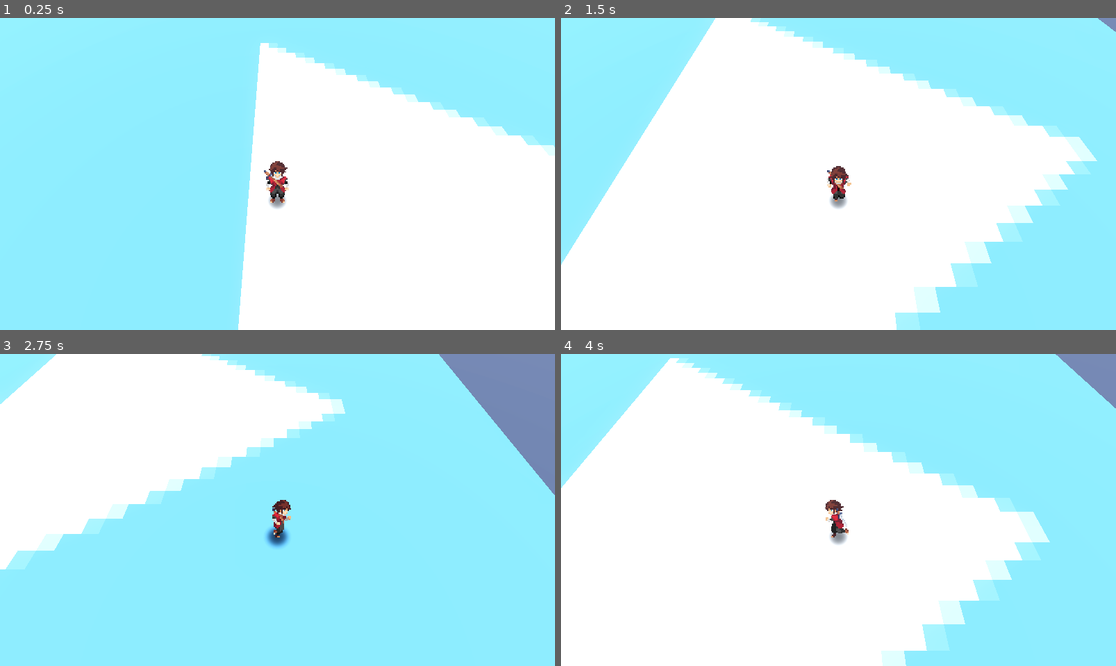
Above: before the commit, frames 1-4 (two rows, left to right).
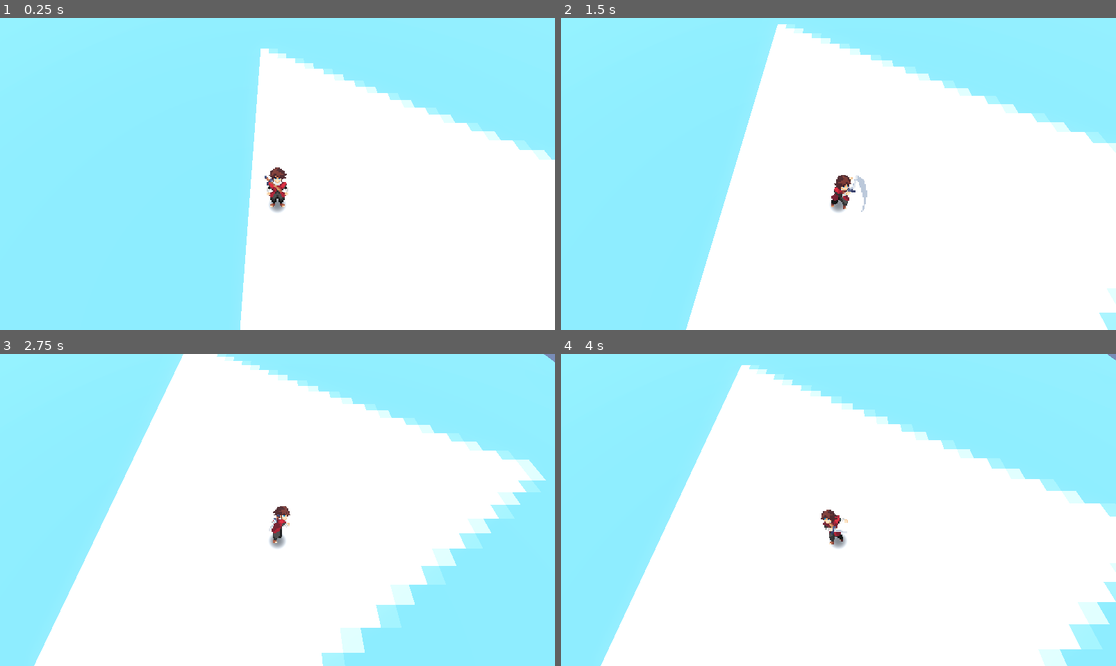
Above: after the commit, the same moments.

Repository: woliveira82/godot-prototype-2.5d
Game: Godot game, scene res://main.tscn
Two runs of this game, one before a commit and one after it. Both use one fixed random seed, a clock stepped at 60 frames per second and the inputs below. The engine's default icon, where the game draws it, is replaced by a stand-in: a white triangle on a blue panel in a dark square.
Inputs:
- Up to frame 1 (0.25 s): no input
- Up to frame 2 (1.5 s): hold D (right) 0.53-1.28 s; tap Space (attack, bound only after the commit) at 0.6, 1.35 s; hold S (down) from 1.28 s (still down)
- Up to frame 3 (2.75 s): release S (down) at 2.03 s; hold D (right) from 2.03 s (still down); tap Space (attack, bound only after the commit) at 2.1 s
- Up to frame 4 (4 s): release D (right) at 2.78 s; hold W (up) 2.78-3.53 s; tap Space (attack, bound only after the commit) at 2.85, 3.6 s; hold A (left) from 3.53 s (still down)

The runs differ from the first frame. In frame 1, 2.5% of the frame differs, in the area x 42-100%, y 8-100%; in frame 2, 36%; in frame 3, 67%, in the area x 0-100%, y 0-100%; in frame 4, 36%.

Commit message:
feat: add attack animation

Diff:
--- a/character.tscn
+++ b/character.tscn
@@ -4,14 +4,278 @@
 [ext_resource type="Texture2D" uid="uid://xiguktuewsn" path="res://image/soft shadow.png" id="2_c1b4b"]
 [ext_resource type="Texture2D" uid="uid://wh8hrjgqptau" path="res://image/idle_down.png" id="2_jb3kq"]
 [ext_resource type="Texture2D" uid="uid://cn8i38qdwvdcc" path="res://image/idle_left.png" id="3_c1b4b"]
+[ext_resource type="Texture2D" uid="uid://bn5ae6ulwkjr3" path="res://image/attack1_down.png" id="3_x1sy7"]
 [ext_resource type="Texture2D" uid="uid://bcy6ywlo34qvx" path="res://image/idle_right.png" id="4_7tnxx"]
+[ext_resource type="Texture2D" uid="uid://ed21vq0brrxf" path="res://image/attack1_left.png" id="4_sm1rv"]
 [ext_resource type="Texture2D" uid="uid://ish1rklq64n4" path="res://image/idle_up.png" id="5_bwfjh"]
+[ext_resource type="Texture2D" uid="uid://c2f2e0hc7gesm" path="res://image/attack1_right.png" id="5_jx0ln"]
+[ext_resource type="Texture2D" uid="uid://cl21vhkk3qw7x" path="res://image/attack1_up.png" id="6_lpiy1"]
 [ext_resource type="Texture2D" uid="uid://o7ac534lrlep" path="res://image/run_down.png" id="6_x1sy7"]
+[ext_resource type="Texture2D" uid="uid://bt4057jt7ja2e" path="res://image/attack2_down.png" id="7_88tkl"]
 [ext_resource type="Texture2D" uid="uid://bba40b7nnsi52" path="res://image/run_left.png" id="7_sm1rv"]
 [ext_resource type="Texture2D" uid="uid://bu16p45kqw22q" path="res://image/run_right.png" id="8_jx0ln"]
+[ext_resource type="Texture2D" uid="uid://c7mnimmicy7rt" path="res://image/attack2_left.png" id="8_y0ipg"]
+[ext_resource type="Texture2D" uid="uid://byjkmk244wg5j" path="res://image/attack2_right.png" id="9_kjduu"]
 [ext_resource type="Texture2D" uid="uid://cx625v5ld5iyp" path="res://image/run_up.png" id="9_lpiy1"]
+[ext_resource type="Texture2D" uid="uid://dp8to2lf8h77c" path="res://image/attack2_up.png" id="10_3d8aq"]
 
 [sub_resource type="CapsuleShape3D" id="CapsuleShape3D_7dm0k"]
+
+[sub_resource type="AtlasTexture" id="AtlasTexture_88tkl"]
+atlas = ExtResource("3_x1sy7")
+region = Rect2(0, 0, 96, 80)
+
+[sub_resource type="AtlasTexture" id="AtlasTexture_y0ipg"]
+atlas = ExtResource("3_x1sy7")
+region = Rect2(96, 0, 96, 80)
+
+[sub_resource type="AtlasTexture" id="AtlasTexture_kjduu"]
+atlas = ExtResource("3_x1sy7")
+region = Rect2(192, 0, 96, 80)
+
+[sub_resource type="AtlasTexture" id="AtlasTexture_3d8aq"]
+atlas = ExtResource("3_x1sy7")
+region = Rect2(288, 0, 96, 80)
+
+[sub_resource type="AtlasTexture" id="AtlasTexture_8i6g0"]
+atlas = ExtResource("3_x1sy7")
+region = Rect2(384, 0, 96, 80)
+
+[sub_resource type="AtlasTexture" id="AtlasTexture_r5wlx"]
+atlas = ExtResource("3_x1sy7")
+region = Rect2(480, 0, 96, 80)
+
+[sub_resource type="AtlasTexture" id="AtlasTexture_1r1pa"]
+atlas = ExtResource("3_x1sy7")
+region = Rect2(576, 0, 96, 80)
+
+[sub_resource type="AtlasTexture" id="AtlasTexture_hvi53"]
+atlas = ExtResource("3_x1sy7")
+region = Rect2(672, 0, 96, 80)
+
+[sub_resource type="AtlasTexture" id="AtlasTexture_rr203"]
+atlas = ExtResource("4_sm1rv")
+region = Rect2(0, 0, 96, 80)
+
+[sub_resource type="AtlasTexture" id="AtlasTexture_8vvwr"]
+atlas = ExtResource("4_sm1rv")
+region = Rect2(96, 0, 96, 80)
+
+[sub_resource type="AtlasTexture" id="AtlasTexture_5said"]
+atlas = ExtResource("4_sm1rv")
+region = Rect2(192, 0, 96, 80)
+
+[sub_resource type="AtlasTexture" id="AtlasTexture_pm3tn"]
+atlas = ExtResource("4_sm1rv")
+region = Rect2(288, 0, 96, 80)
+
+[sub_resource type="AtlasTexture" id="AtlasTexture_xvb2f"]
+atlas = ExtResource("4_sm1rv")
+region = Rect2(384, 0, 96, 80)
+
+[sub_resource type="AtlasTexture" id="AtlasTexture_uswop"]
+atlas = ExtResource("4_sm1rv")
+region = Rect2(480, 0, 96, 80)
+
+[sub_resource type="AtlasTexture" id="AtlasTexture_shm3m"]
+atlas = ExtResource("4_sm1rv")
+region = Rect2(576, 0, 96, 80)
+
+[sub_resource type="AtlasTexture" id="AtlasTexture_go3uk"]
+atlas = ExtResource("4_sm1rv")
+region = Rect2(672, 0, 96, 80)
+
+[sub_resource type="AtlasTexture" id="AtlasTexture_lyohd"]
+atlas = ExtResource("5_jx0ln")
+region = Rect2(0, 0, 96, 80)
+
+[sub_resource type="AtlasTexture" id="AtlasTexture_2ia7u"]
+atlas = ExtResource("5_jx0ln")
+region = Rect2(96, 0, 96, 80)
+
+[sub_resource type="AtlasTexture" id="AtlasTexture_0fer6"]
+atlas = ExtResource("5_jx0ln")
+region = Rect2(192, 0, 96, 80)
+
+[sub_resource type="AtlasTexture" id="AtlasTexture_aeagw"]
+atlas = ExtResource("5_jx0ln")
+region = Rect2(288, 0, 96, 80)
+
+[sub_resource type="AtlasTexture" id="AtlasTexture_lphiu"]
+atlas = ExtResource("5_jx0ln")
+region = Rect2(384, 0, 96, 80)
+
+[sub_resource type="AtlasTexture" id="AtlasTexture_xc4g8"]
+atlas = ExtResource("5_jx0ln")
+region = Rect2(480, 0, 96, 80)
+
+[sub_resource type="AtlasTexture" id="AtlasTexture_xc8pg"]
+atlas = ExtResource("5_jx0ln")
+region = Rect2(576, 0, 96, 80)
+
+[sub_resource type="AtlasTexture" id="AtlasTexture_grlnq"]
+atlas = ExtResource("5_jx0ln")
+region = Rect2(672, 0, 96, 80)
+
+[sub_resource type="AtlasTexture" id="AtlasTexture_3fhje"]
+atlas = ExtResource("6_lpiy1")
+region = Rect2(0, 0, 96, 80)
+
+[sub_resource type="AtlasTexture" id="AtlasTexture_0a77e"]
+atlas = ExtResource("6_lpiy1")
+region = Rect2(96, 0, 96, 80)
+
+[sub_resource type="AtlasTexture" id="AtlasTexture_hkojd"]
+atlas = ExtResource("6_lpiy1")
+region = Rect2(192, 0, 96, 80)
+
+[sub_resource type="AtlasTexture" id="AtlasTexture_ltcw0"]
+atlas = ExtResource("6_lpiy1")
+region = Rect2(288, 0, 96, 80)
+
+[sub_resource type="AtlasTexture" id="AtlasTexture_fwo57"]
+atlas = ExtResource("6_lpiy1")
+region = Rect2(384, 0, 96, 80)
+
+[sub_resource type="AtlasTexture" id="AtlasTexture_n0b81"]
+atlas = ExtResource("6_lpiy1")
+region = Rect2(480, 0, 96, 80)
+
+[sub_resource type="AtlasTexture" id="AtlasTexture_7suoe"]
+atlas = ExtResource("6_lpiy1")
+region = Rect2(576, 0, 96, 80)
+
+[sub_resource type="AtlasTexture" id="AtlasTexture_2xv5r"]
+atlas = ExtResource("6_lpiy1")
+region = Rect2(672, 0, 96, 80)
+
+[sub_resource type="AtlasTexture" id="AtlasTexture_q5fly"]
+atlas = ExtResource("7_88tkl")
+region = Rect2(0, 0, 96, 80)
+
+[sub_resource type="AtlasTexture" id="AtlasTexture_suc4m"]
+atlas = ExtResource("7_88tkl")
+region = Rect2(96, 0, 96, 80)
+
+[sub_resource type="AtlasTexture" id="AtlasTexture_2q63v"]
+atlas = ExtResource("7_88tkl")
+region = Rect2(192, 0, 96, 80)
+
+[sub_resource type="AtlasTexture" id="AtlasTexture_1pwx4"]
+atlas = ExtResource("7_88tkl")
+region = Rect2(288, 0, 96, 80)
+
+[sub_resource type="AtlasTexture" id="AtlasTexture_sk8ur"]
+atlas = ExtResource("7_88tkl")
+region = Rect2(384, 0, 96, 80)
+
+[sub_resource type="AtlasTexture" id="AtlasTexture_7yskq"]
+atlas = ExtResource("7_88tkl")
+region = Rect2(480, 0, 96, 80)
+
+[sub_resource type="AtlasTexture" id="AtlasTexture_6nogu"]
+atlas = ExtResource("7_88tkl")
+region = Rect2(576, 0, 96, 80)
+
+[sub_resource type="AtlasTexture" id="AtlasTexture_ghgpl"]
+atlas = ExtResource("7_88tkl")
+region = Rect2(672, 0, 96, 80)
+
+[sub_resource type="AtlasTexture" id="AtlasTexture_ks6nc"]
+atlas = ExtResource("8_y0ipg")
+region = Rect2(0, 0, 96, 80)
+
+[sub_resource type="AtlasTexture" id="AtlasTexture_i6hxo"]
+atlas = ExtResource("8_y0ipg")
+region = Rect2(96, 0, 96, 80)
+
+[sub_resource type="AtlasTexture" id="AtlasTexture_402ap"]
+atlas = ExtResource("8_y0ipg")
+region = Rect2(192, 0, 96, 80)
+
+[sub_resource type="AtlasTexture" id="AtlasTexture_3efuh"]
+atlas = ExtResource("8_y0ipg")
+region = Rect2(288, 0, 96, 80)
+
+[sub_resource type="AtlasTexture" id="AtlasTexture_hklsd"]
+atlas = ExtResource("8_y0ipg")
+region = Rect2(384, 0, 96, 80)
+
+[sub_resource type="AtlasTexture" id="AtlasTexture_hy0pa"]
+atlas = ExtResource("8_y0ipg")
+region = Rect2(480, 0, 96, 80)
+
+[sub_resource type="AtlasTexture" id="AtlasTexture_nu15y"]
+atlas = ExtResource("8_y0ipg")
+region = Rect2(576, 0, 96, 80)
+
+[sub_resource type="AtlasTexture" id="AtlasTexture_yf6y0"]
+atlas = ExtResource("8_y0ipg")
+region = Rect2(672, 0, 96, 80)
+
+[sub_resource type="AtlasTexture" id="AtlasTexture_5w6n7"]
+atlas = ExtResource("9_kjduu")
+region = Rect2(0, 0, 96, 80)
+
+[sub_resource type="AtlasTexture" id="AtlasTexture_nvcip"]
+atlas = ExtResource("9_kjduu")
+region = Rect2(96, 0, 96, 80)
+
+[sub_resource type="AtlasTexture" id="AtlasTexture_x63g7"]
+atlas = ExtResource("9_kjduu")
+region = Rect2(192, 0, 96, 80)
+
+[sub_resource type="AtlasTexture" id="AtlasTexture_eec34"]
+atlas = ExtResource("9_kjduu")
+region = Rect2(288, 0, 96, 80)
+
+[sub_resource type="AtlasTexture" id="AtlasTexture_bdoax"]
+atlas = ExtResource("9_kjduu")
+region = Rect2(384, 0, 96, 80)
+
+[sub_resource type="AtlasTexture" id="AtlasTexture_a28ks"]
+atlas = ExtResource("9_kjduu")
+region = Rect2(480, 0, 96, 80)
+
+[sub_resource type="AtlasTexture" id="AtlasTexture_r65re"]
+atlas = ExtResource("9_kjduu")
+region = Rect2(576, 0, 96, 80)
+
+[sub_resource type="AtlasTexture" id="AtlasTexture_jjved"]
+atlas = ExtResource("9_kjduu")
+region = Rect2(672, 0, 96, 80)
+
+[sub_resource type="AtlasTexture" id="AtlasTexture_jhe3f"]
+atlas = ExtResource("10_3d8aq")
+region = Rect2(0, 0, 96, 80)
+
+[sub_resource type="AtlasTexture" id="AtlasTexture_7a2eb"]
+atlas = ExtResource("10_3d8aq")
+region = Rect2(96, 0, 96, 80)
+
+[sub_resource type="AtlasTexture" id="AtlasTexture_7xsir"]
+atlas = ExtResource("10_3d8aq")
+region = Rect2(192, 0, 96, 80)
+
+[sub_resource type="AtlasTexture" id="AtlasTexture_ksa8x"]
+atlas = ExtResource("10_3d8aq")
+region = Rect2(288, 0, 96, 80)
+
+[sub_resource type="AtlasTexture" id="AtlasTexture_0gdkj"]
+atlas = ExtResource("10_3d8aq")
+region = Rect2(384, 0, 96, 80)
+
+[sub_resource type="AtlasTexture" id="AtlasTexture_0yg4w"]
+atlas = ExtResource("10_3d8aq")
+region = Rect2(480, 0, 96, 80)
+
+[sub_resource type="AtlasTexture" id="AtlasTexture_d7pic"]
+atlas = ExtResource("10_3d8aq")
+region = Rect2(576, 0, 96, 80)
+
+[sub_resource type="AtlasTexture" id="AtlasTexture_30kjj"]
+atlas = ExtResource("10_3d8aq")
+region = Rect2(672, 0, 96, 80)
 
 [sub_resource type="AtlasTexture" id="AtlasTexture_lquwl"]
 atlas = ExtResource("2_jb3kq")
@@ -271,6 +535,238 @@
 
 [sub_resource type="SpriteFrames" id="SpriteFrames_1bvp3"]
 animations = [{
+"frames": [{
+"duration": 0.3,
+"texture": SubResource("AtlasTexture_88tkl")
+}, {
+"duration": 1.0,
+"texture": SubResource("AtlasTexture_y0ipg")
+}, {
+"duration": 1.0,
+"texture": SubResource("AtlasTexture_kjduu")
+}, {
+"duration": 1.0,
+"texture": SubResource("AtlasTexture_3d8aq")
+}, {
+"duration": 1.0,
+"texture": SubResource("AtlasTexture_8i6g0")
+}, {
+"duration": 1.0,
+"texture": SubResource("AtlasTexture_r5wlx")
+}, {
+"duration": 1.0,
+"texture": SubResource("AtlasTexture_1r1pa")
+}, {
+"duration": 1.0,
+"texture": SubResource("AtlasTexture_hvi53")
+}],
+"loop": false,
+"name": &"atk_1_down",
+"speed": 16.0
+}, {
+"frames": [{
+"duration": 0.3,
+"texture": SubResource("AtlasTexture_rr203")
+}, {
+"duration": 1.0,
+"texture": SubResource("AtlasTexture_8vvwr")
+}, {
+"duration": 1.0,
+"texture": SubResource("AtlasTexture_5said")
+}, {
+"duration": 1.0,
+"texture": SubResource("AtlasTexture_pm3tn")
+}, {
+"duration": 1.0,
+"texture": SubResource("AtlasTexture_xvb2f")
+}, {
+"duration": 1.0,
+"texture": SubResource("AtlasTexture_uswop")
+}, {
+"duration": 1.0,
+"texture": SubResource("AtlasTexture_shm3m")
+}, {
+"duration": 1.0,
+"texture": SubResource("AtlasTexture_go3uk")
+}],
+"loop": false,
+"name": &"atk_1_left",
+"speed": 16.0
+}, {
+"frames": [{
+"duration": 0.3,
+"texture": SubResource("AtlasTexture_lyohd")
+}, {
+"duration": 1.0,
+"texture": SubResource("AtlasTexture_2ia7u")
+}, {
+"duration": 1.0,
+"texture": SubResource("AtlasTexture_0fer6")
+}, {
+"duration": 1.0,
+"texture": SubResource("AtlasTexture_aeagw")
+}, {
+"duration": 1.0,
+"texture": SubResource("AtlasTexture_lphiu")
+}, {
+"duration": 1.0,
+"texture": SubResource("AtlasTexture_xc4g8")
+}, {
+"duration": 1.0,
+"texture": SubResource("AtlasTexture_xc8pg")
+}, {
+"duration": 1.0,
+"texture": SubResource("AtlasTexture_grlnq")
+}],
+"loop": false,
+"name": &"atk_1_right",
+"speed": 16.0
+}, {
+"frames": [{
+"duration": 0.3,
+"texture": SubResource("AtlasTexture_3fhje")
+}, {
+"duration": 1.0,
+"texture": SubResource("AtlasTexture_0a77e")
+}, {
+"duration": 1.0,
+"texture": SubResource("AtlasTexture_hkojd")
+}, {
+"duration": 1.0,
+"texture": SubResource("AtlasTexture_ltcw0")
+}, {
+"duration": 1.0,
+"texture": SubResource("AtlasTexture_fwo57")
+}, {
+"duration": 1.0,
+"texture": SubResource("AtlasTexture_n0b81")
+}, {
+"duration": 1.0,
+"texture": SubResource("AtlasTexture_7suoe")
+}, {
+"duration": 1.0,
+"texture": SubResource("AtlasTexture_2xv5r")
+}],
+"loop": false,
+"name": &"atk_1_up",
+"speed": 16.0
+}, {
+"frames": [{
+"duration": 0.3,
+"texture": SubResource("AtlasTexture_q5fly")
+}, {
+"duration": 1.0,
+"texture": SubResource("AtlasTexture_suc4m")
+}, {
+"duration": 1.0,
+"texture": SubResource("AtlasTexture_2q63v")
+}, {
+"duration": 1.0,
+"texture": SubResource("AtlasTexture_1pwx4")
+}, {
+"duration": 1.0,
+"texture": SubResource("AtlasTexture_sk8ur")
+}, {
+"duration": 1.0,
+"texture": SubResource("AtlasTexture_7yskq")
+}, {
+"duration": 1.0,
+"texture": SubResource("AtlasTexture_6nogu")
+}, {
+"duration": 1.0,
+"texture": SubResource("AtlasTexture_ghgpl")
+}],
+"loop": false,
+"name": &"atk_2_down",
+"speed": 16.0
+}, {
+"frames": [{
+"duration": 0.3,
+"texture": SubResource("AtlasTexture_ks6nc")
+}, {
+"duration": 1.0,
+"texture": SubResource("AtlasTexture_i6hxo")
+}, {
+"duration": 1.0,
+"texture": SubResource("AtlasTexture_402ap")
+}, {
+"duration": 1.0,
+"texture": SubResource("AtlasTexture_3efuh")
+}, {
+"duration": 1.0,
+"texture": SubResource("AtlasTexture_hklsd")
+}, {
+"duration": 1.0,
+"texture": SubResource("AtlasTexture_hy0pa")
+}, {
+"duration": 1.0,
+"texture": SubResource("AtlasTexture_nu15y")
+}, {
+"duration": 1.0,
+"texture": SubResource("AtlasTexture_yf6y0")
+}],
+"loop": false,
+"name": &"atk_2_left",
+"speed": 16.0
+}, {
+"frames": [{
+"duration": 0.3,
+"texture": SubResource("AtlasTexture_5w6n7")
+}, {
+"duration": 1.0,
+"texture": SubResource("AtlasTexture_nvcip")
+}, {
+"duration": 1.0,
+"texture": SubResource("AtlasTexture_x63g7")
+}, {
+"duration": 1.0,
+"texture": SubResource("AtlasTexture_eec34")
+}, {
+"duration": 1.0,
+"texture": SubResource("AtlasTexture_bdoax")
+}, {
+"duration": 1.0,
+"texture": SubResource("AtlasTexture_a28ks")
+}, {
+"duration": 1.0,
+"texture": SubResource("AtlasTexture_r65re")
+}, {
+"duration": 1.0,
+"texture": SubResource("AtlasTexture_jjved")
+}],
+"loop": false,
+"name": &"atk_2_right",
+"speed": 16.0
+}, {
+"frames": [{
+"duration": 1.0,
+"texture": SubResource("AtlasTexture_jhe3f")
+}, {
+"duration": 1.0,
+"texture": SubResource("AtlasTexture_7a2eb")
+}, {
+"duration": 1.0,
+"texture": SubResource("AtlasTexture_7xsir")
+}, {
+"duration": 1.0,
+"texture": SubResource("AtlasTexture_ksa8x")
+}, {
+"duration": 1.0,
+"texture": SubResource("AtlasTexture_0gdkj")
+}, {
+"duration": 1.0,
+"texture": SubResource("AtlasTexture_0yg4w")
+}, {
+"duration": 1.0,
+"texture": SubResource("AtlasTexture_d7pic")
+}, {
+"duration": 1.0,
+"texture": SubResource("AtlasTexture_30kjj")
+}],
+"loop": false,
+"name": &"atk_2_up",
+"speed": 16.0
+}, {
 "frames": [{
 "duration": 1.0,
 "texture": SubResource("AtlasTexture_lquwl")
@@ -506,7 +1002,6 @@
 
 [node name="CharacterBody3D" type="CharacterBody3D" unique_id=784886398]
 script = ExtResource("1_qi5as")
-SPEED = 12.0
 
 [node name="Shadow" type="Sprite3D" parent="." unique_id=2077779613]
 transform = Transform3D(1, 0, 0, 0, -2.9802322e-08, 1, 0, -1, -2.9802322e-08, 0, 0.01, 0.5)
@@ -523,7 +1018,7 @@
 billboard = 1
 texture_filter = 0
 sprite_frames = SubResource("SpriteFrames_1bvp3")
-animation = &"run_down"
+animation = &"atk_2_left"
 autoplay = "idle_down"
 
 [node name="CameraPivot" type="Node3D" parent="." unique_id=556064043]
--- a/character_body_3d.gd
+++ b/character_body_3d.gd
@@ -1,63 +1,117 @@
 extends CharacterBody3D
 
-const  FaceDirection = {
+enum State {
+	IDLE,
+	WALK,
+	ATTACK,
+}
+
+const FaceDirection = {
 	UP = "up",
 	DOWN = "down",
 	LEFT = "left",
 	RIGHT = "right",
 }
 
-@export var SPEED = 6.0
-@export var gravity = 12.0
+@export var speed := 12.0
+@export var gravity := 12.0
 
-var last_direction: String = FaceDirection.DOWN
+var facing: String = FaceDirection.DOWN
+var input_dir := Vector2.ZERO
+var wants_attack := false
+var current_state := State.IDLE
 
-@onready var pivot = $CameraPivot
-@onready var sprite = $AnimatedSprite3D
+@onready var pivot := $CameraPivot
+@onready var sprite := $AnimatedSprite3D
 
 
-func _process(delta):
-	pivot.global_position = global_position + Vector3(0, 1.5, 0)
+func _ready():
+	sprite.animation_finished.connect(_on_animation_finished)
 
 
 func _physics_process(delta):
-	# gravidade
+	_handle_input()
+	_update_state()
+	_handle_movement(delta)
+	_update_animation()
+
+
+func _handle_input():
+	input_dir = Input.get_vector("left", "right", "up", "down")
+	wants_attack = Input.is_action_just_pressed("attack")
+	_update_facing_direction(input_dir)
+
+
+func _update_state():
+	if current_state == State.ATTACK:
+		return
+
+	if wants_attack:
+		current_state = State.ATTACK
+		return
+
+	if input_dir != Vector2.ZERO:
+		current_state = State.WALK
+	else:
+		current_state = State.IDLE
+
+
+func _handle_movement(delta):
 	if not is_on_floor():
 		velocity.y -= gravity * delta
 
-	# input simples (WASD direto no mundo)
-	var input_dir = Input.get_vector("left", "right", "up", "down").normalized()
-	set_animation(input_dir)
 	var direction = Vector3(input_dir.x, 0, input_dir.y)
 
 	if direction != Vector3.ZERO:
 		direction = direction.normalized()
-		velocity.x = direction.x * SPEED
-		velocity.z = direction.z * SPEED
+
+	if current_state == State.WALK:
+		velocity.x = direction.x * speed
+		velocity.z = direction.z * speed
 	else:
-		velocity.x = move_toward(velocity.x, 0, SPEED)
-		velocity.z = move_toward(velocity.z, 0, SPEED)
+		velocity.x = move_toward(velocity.x, 0, speed)
+		velocity.z = move_toward(velocity.z, 0, speed)
 
 	move_and_slide()
 
 
-func set_animation(input_dir: Vector2):
-	if input_dir == Vector2.ZERO:
-		var animation: String = "idle_" + last_direction
-		sprite.play(animation)
+func _update_animation():
+	var anim := ""
 
-	elif abs(input_dir.x) > abs(input_dir.y):
-		if input_dir.x > 0:
-			last_direction = FaceDirection.RIGHT
-			sprite.play("run_right")
+	match current_state:
+		State.IDLE:
+			anim = "idle_" + facing
 
+		State.WALK:
+			anim = "run_" + facing
+
+		State.ATTACK:
+			anim = "atk_1_" + facing
+
+	if sprite.animation != anim:
+		sprite.play(anim)
+
+
+func _update_facing_direction(dir: Vector2) -> void:
+	if dir == Vector2.ZERO or current_state == State.ATTACK:
+		return
+
+	if abs(dir.x) > abs(dir.y):
+		if dir.x > 0:
+			facing = FaceDirection.RIGHT
 		else:
-			last_direction = FaceDirection.LEFT
-			sprite.play("run_left")
+			facing = FaceDirection.LEFT
+
 	else:
-		if input_dir.y > 0:
-			last_direction = FaceDirection.DOWN
-			sprite.play("run_down")
+		if dir.y > 0:
+			facing = FaceDirection.DOWN
 		else:
-			last_direction = FaceDirection.UP
-			sprite.play("run_up")
+			facing = FaceDirection.UP
+
+
+func _on_animation_finished():
+	if current_state == State.ATTACK:
+		if input_dir != Vector2.ZERO:
+			current_state = State.WALK
+		else:
+			current_state = State.IDLE
--- a/project.godot
+++ b/project.godot
@@ -37,7 +37,7 @@
 "events": [Object(InputEventKey,"resource_local_to_scene":false,"resource_name":"","device":-1,"window_id":0,"alt_press …(192 unchanged characters)…
 ]
 }
-jump={
+attack={
 "deadzone": 0.2,
 "events": [Object(InputEventKey,"resource_local_to_scene":false,"resource_name":"","device":-1,"window_id":0,"alt_press …(191 unchanged characters)…
 ]
Binary file added: image/attack1_down.png
Binary file added: image/attack1_left.png
Binary file added: image/attack1_right.png
Binary file added: image/attack1_up.png
Binary file added: image/attack2_down.png
Binary file added: image/attack2_left.png
Binary file added: image/attack2_right.png
Binary file added: image/attack2_up.png
